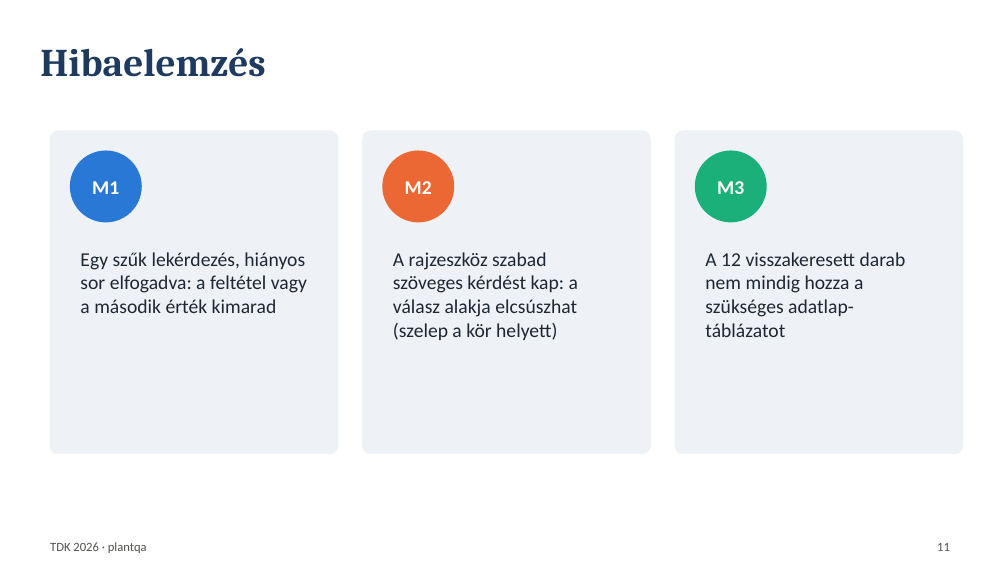
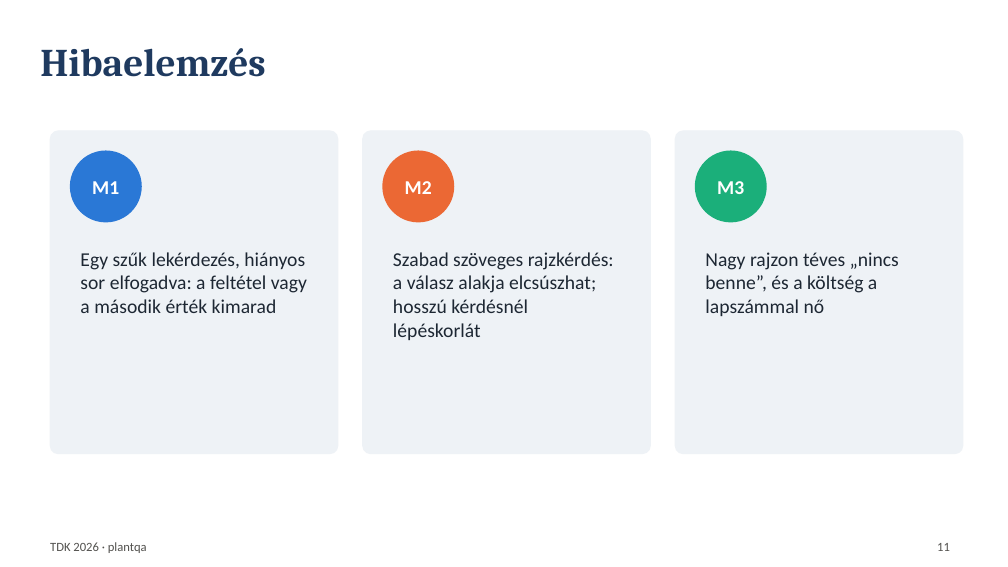
Before and after one commit to Pifu69/plantqa, a slide deck: slide 11 of eloadas/eloadas.pptx. Drawn at 1008x567 pixels with LibreOffice and Linux fonts; fonts in the diff are those of the drawing. Boxes give left, top, right and bottom in pixels: in the first picture for what was removed or moved away, otherwise in the second. Text is boxed around its words. In the diff, an @@ line names an element or a change of style, - is before the commit and + after.

```diff
--- a/eloadas/eloadas.pptx
+++ b/eloadas/eloadas.pptx
@@ text at (393, 252, 614, 340): text changed @@
-A rajzeszköz szabad szöveges kérdést kap: a válasz alakja elcsúszhat (szelep a kör helyett)
+Szabad szöveges rajzkérdés: a válasz alakja elcsúszhat; hosszú kérdésnél lépéskorlát
@@ text at (705, 252, 899, 316): text changed @@
-A 12 visszakeresett darab nem mindig hozza a szükséges adatlap-táblázatot
+Nagy rajzon téves „nincs benne”, és a költség a lapszámmal nő
```
Also in this commit, not shown: 9 other slides changed, 3 other files.
